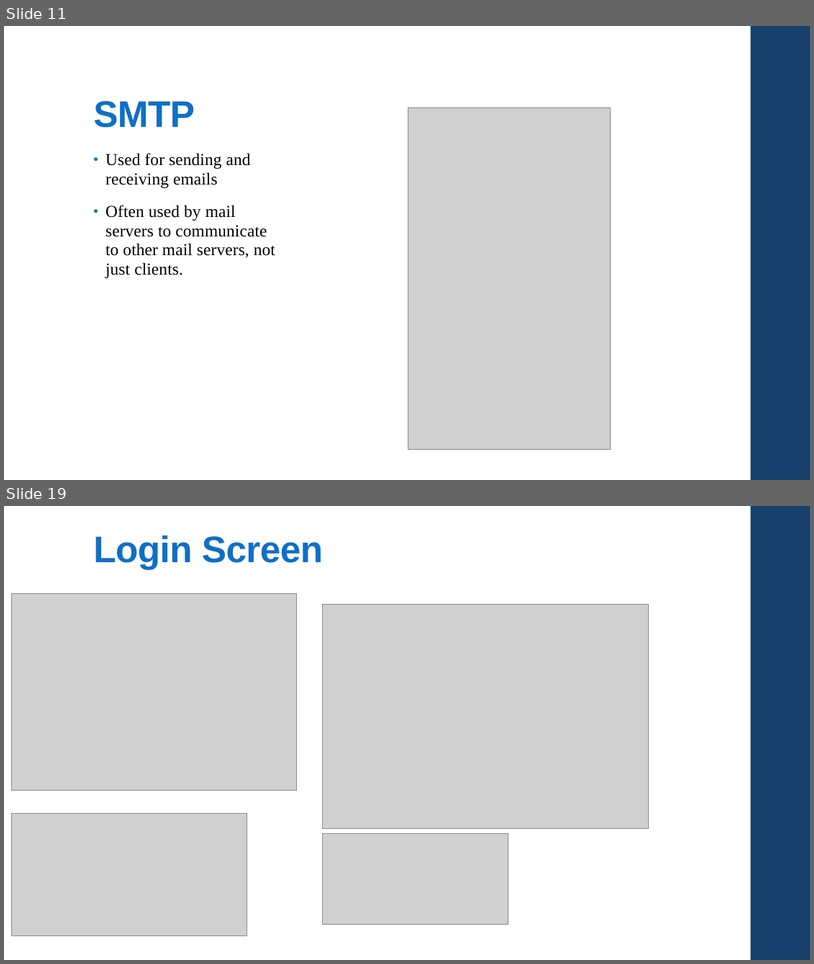
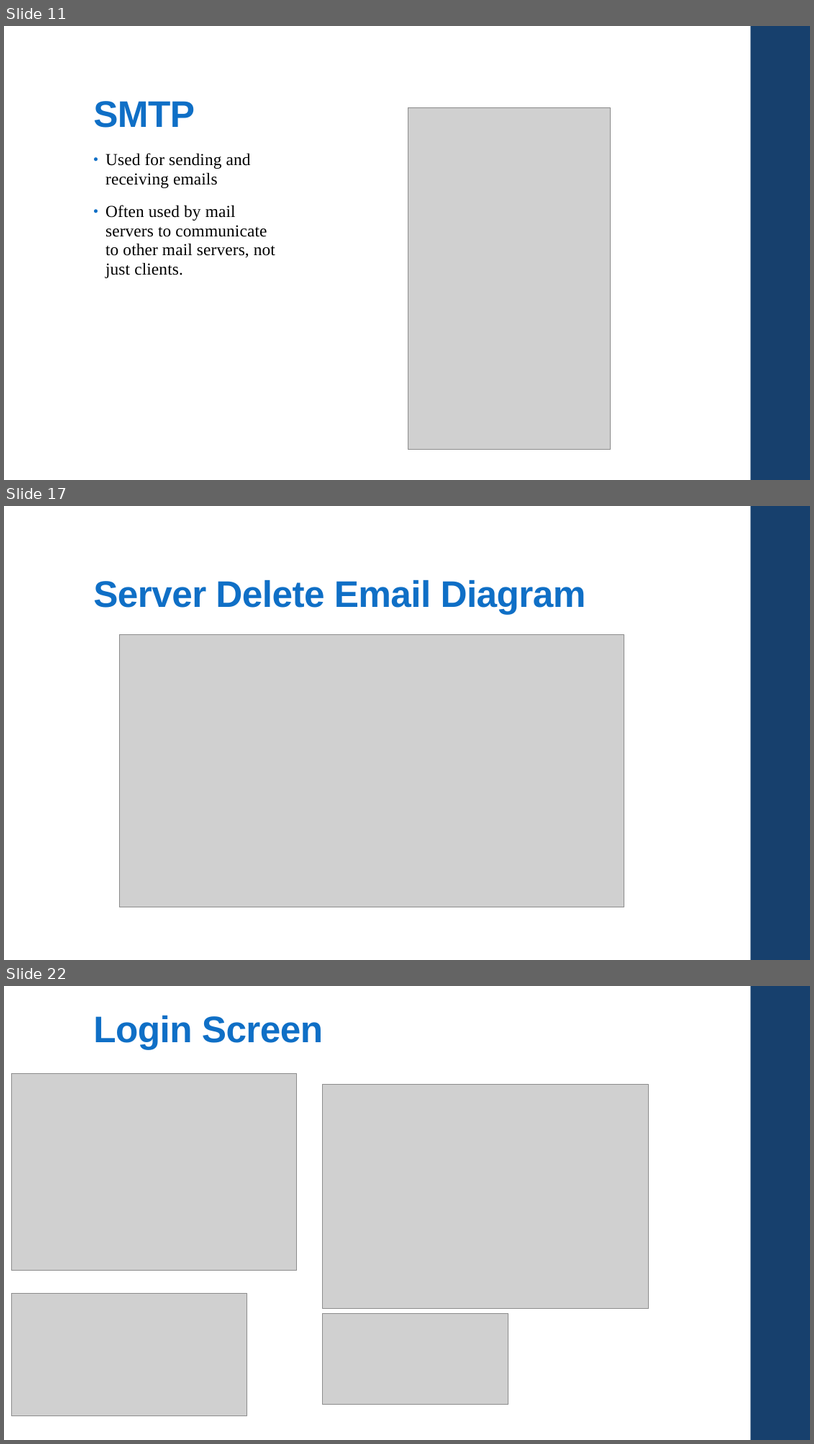
Before and after one commit to csc4350adept/csc4350, a slide deck: Documentation/Pres.pptx. Shown one above the other, each under a label of ours: slides 11 and 19 before the commit, slides 11, 17 and 22 after it; the slides between them are not shown. The pictures are 814x964 and 814x1444 pixels, drawn with LibreOffice and Linux fonts; fonts in the diff are those of the drawing; grey boxes stand for pictures. Boxes give left, top, right and bottom in pixels: in the first picture for what was removed or moved away, otherwise in the second. Text is boxed around its words. In the diff, an @@ line names an element or a change of style, - is before the commit and + after.

```diff
--- a/Documentation/Pres.pptx
+++ b/Documentation/Pres.pptx
@@ slide 17 added at [4, 506, 810, 960], background #FFFFFF; not listed: 1 template element that a slide beside it also shows @@
@@ title added at [93, 579, 586, 614], 44 pt, text #0F6FC6, bold @@
+Server Delete Email Diagram
@@ picture added at [119, 635, 624, 907] @@
@@ what was slide 19 is now slide 22 @@
```
Also in this commit, not shown: 9 other slides added, 5 slides removed.
